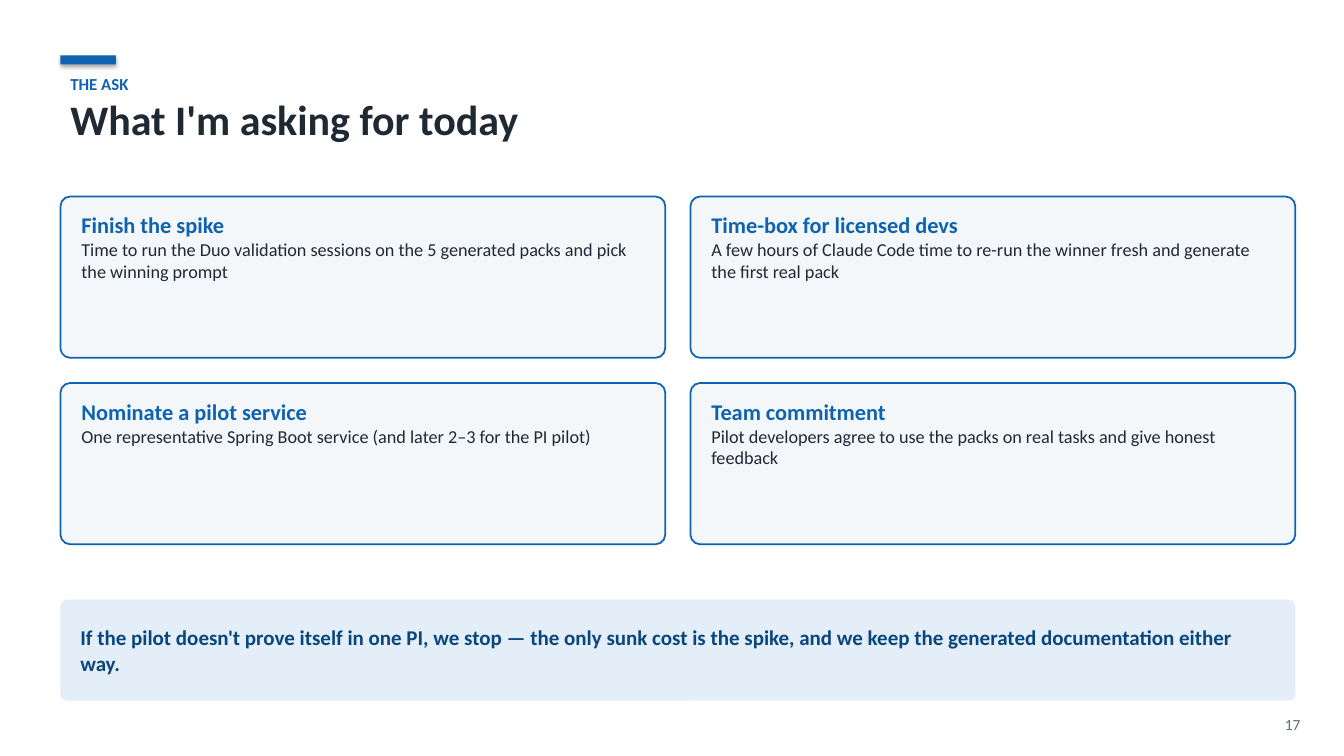
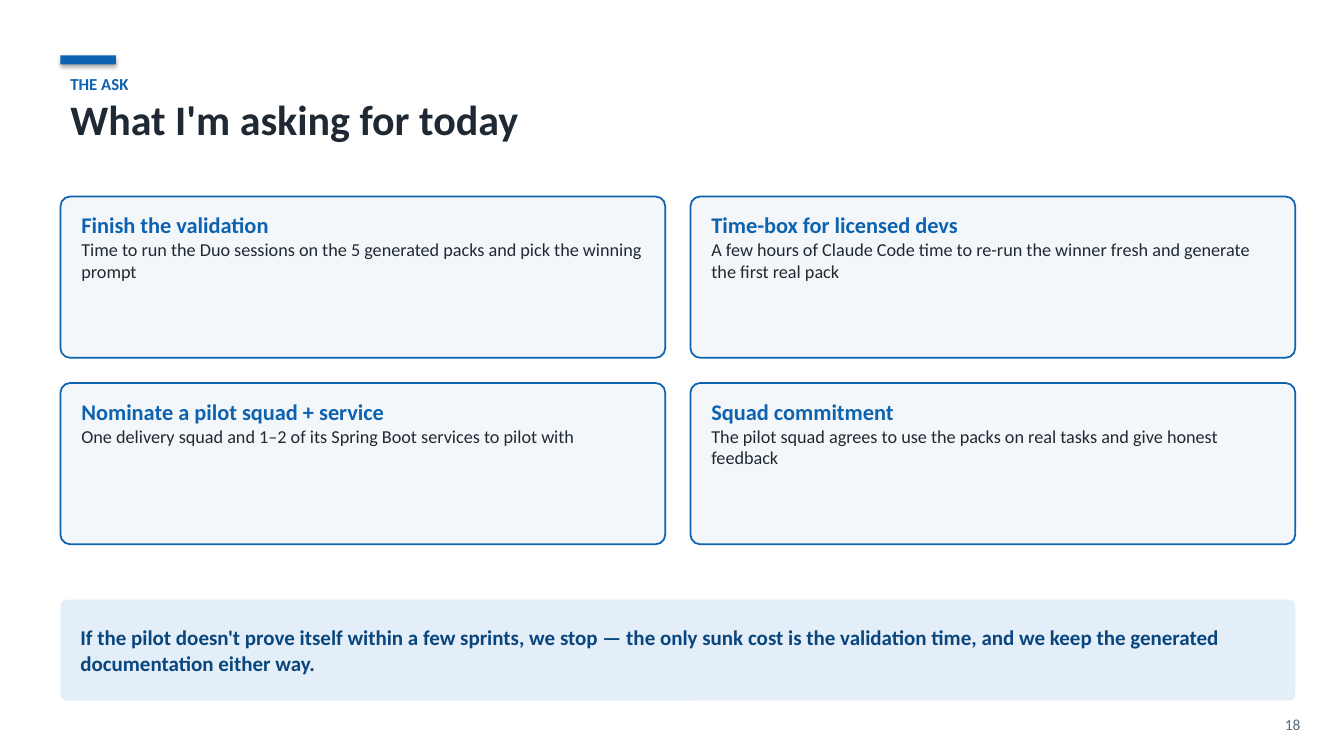
Before and after one commit to kamilhakim-s/claude2duo, a slide deck: slide 18 of deck/claude2duo-context-packs.pptx (slide 17 before the commit). Drawn at 1344x756 pixels with LibreOffice and Linux fonts; fonts in the diff are those of the drawing. Boxes give left, top, right and bottom in pixels: in the first picture for what was removed or moved away, otherwise in the second. Text is boxed around its words. In the diff, an @@ line names an element or a change of style, - is before the commit and + after.

```diff
--- a/deck/claude2duo-context-packs.pptx
+++ b/deck/claude2duo-context-packs.pptx
@@ text in rounded rectangle at <box>81,217,641,281</box>: text changed @@
-Finish the spike
-Time to run the Duo validation sessions on the 5 generated packs and pick the winning prompt
+Finish the validation
+Time to run the Duo sessions on the 5 generated packs and pick the winning prompt
@@ text in rounded rectangle at <box>81,404,574,446</box>: text changed @@
-Nominate a pilot service
-One representative Spring Boot service (and later 2–3 for the PI pilot)
+Nominate a pilot squad + service
+One delivery squad and 1–2 of its Spring Boot services to pilot with
@@ text in rounded rectangle at <box>711,404,1218,464</box>: text changed @@
-Team commitment
-Pilot developers agree to use the packs on real tasks and give honest feedback
+Squad commitment
+The pilot squad agrees to use the packs on real tasks and give honest feedback
@@ text in rounded rectangle at <box>80,630,1218,675</box>: text changed @@
-If the pilot doesn't prove itself in one PI, we stop — the only sunk cost is the spike, and we keep the generated documentation either way.
+If the pilot doesn't prove itself within a few sprints, we stop — the only sunk cost is the validation time, and we keep the generated documentation either way.
@@ text at <box>1285,719,1301,730</box>: text changed @@
-17
+18
```
Also in this commit, not shown: 4 other slides changed, 2 slides added, 1 slide removed, 3 other files.
